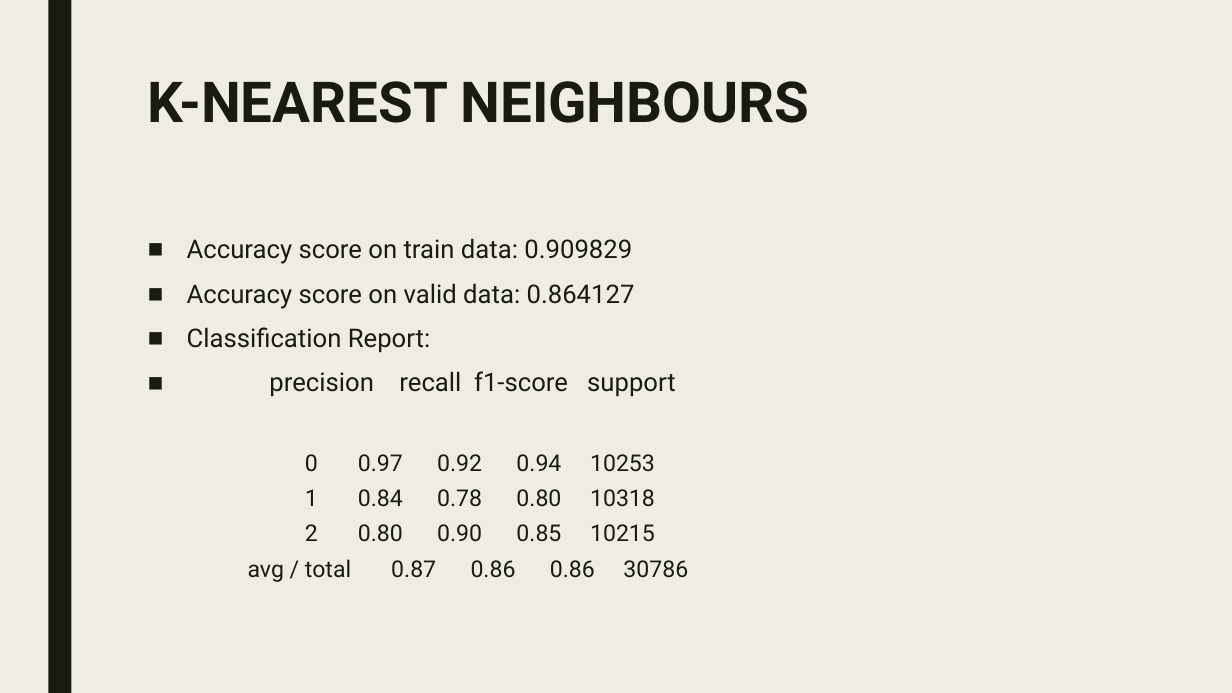
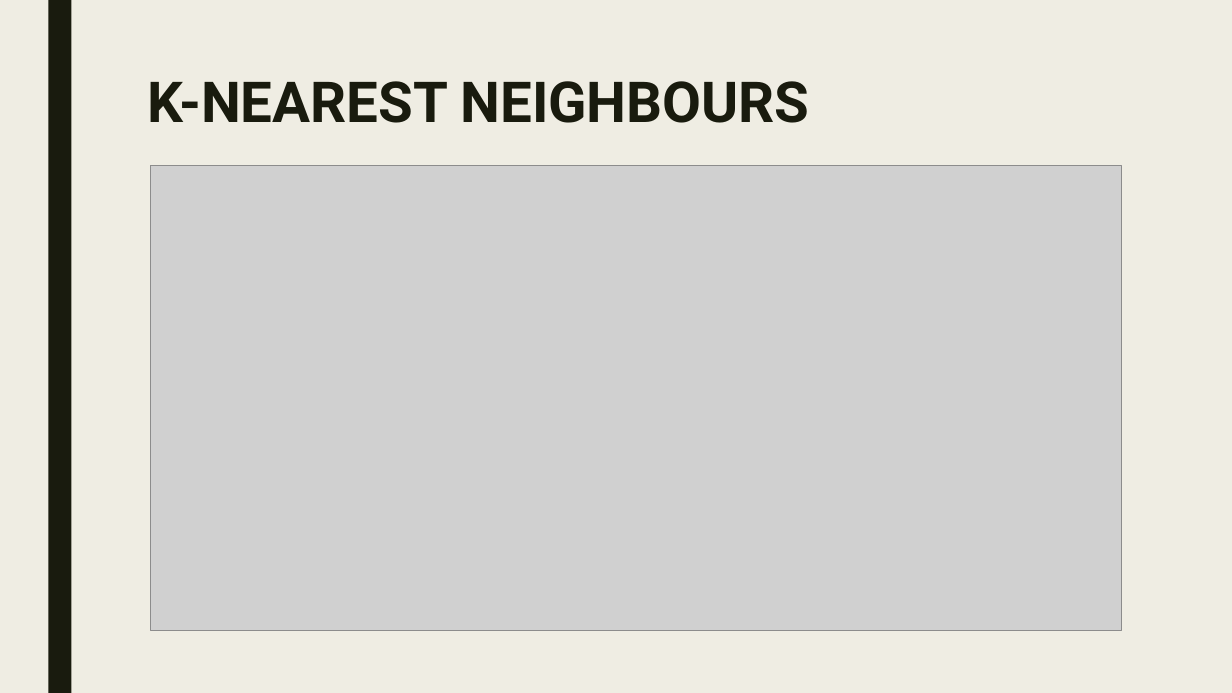
Before and after one commit to PrashantShivajiBhapkar/Analytics-Competition, a slide deck: slide 28 of ProjectPresentation.pptx. Drawn at 1232x693 pixels with LibreOffice and Linux fonts; fonts in the diff are those of the drawing; grey boxes stand for pictures. Boxes give left, top, right and bottom in pixels: in the first picture for what was removed or moved away, otherwise in the second. Text is boxed around its words. In the diff, an @@ line names an element or a change of style, - is before the commit and + after.

```diff
--- a/ProjectPresentation.pptx
+++ b/ProjectPresentation.pptx
@@ picture added at [151, 165, 1121, 630] @@
@@ text removed at [187, 238, 688, 582] @@
-■ Accuracy score on train data: 0.909829
-■ Accuracy score on valid data: 0.864127
-■ Classification Report:
-■ precision recall f1-score support
-    0 0.97 0.92 0.94 10253
-    1 0.84 0.78 0.80 10318
-    2 0.80 0.90 0.85 10215
-    avg / total 0.87 0.86 0.86 30786
```
Also in this commit, not shown: 5 other slides changed, 6 slides added, 3 slides removed.
